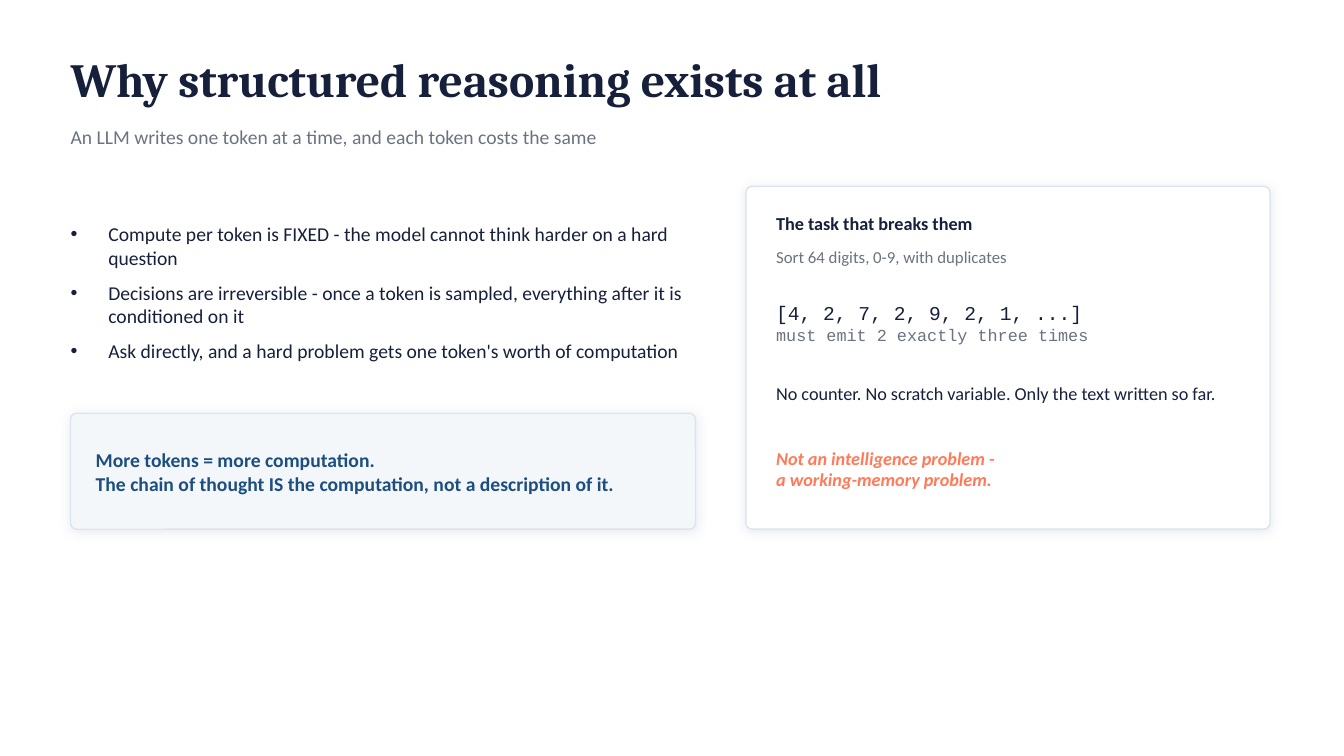
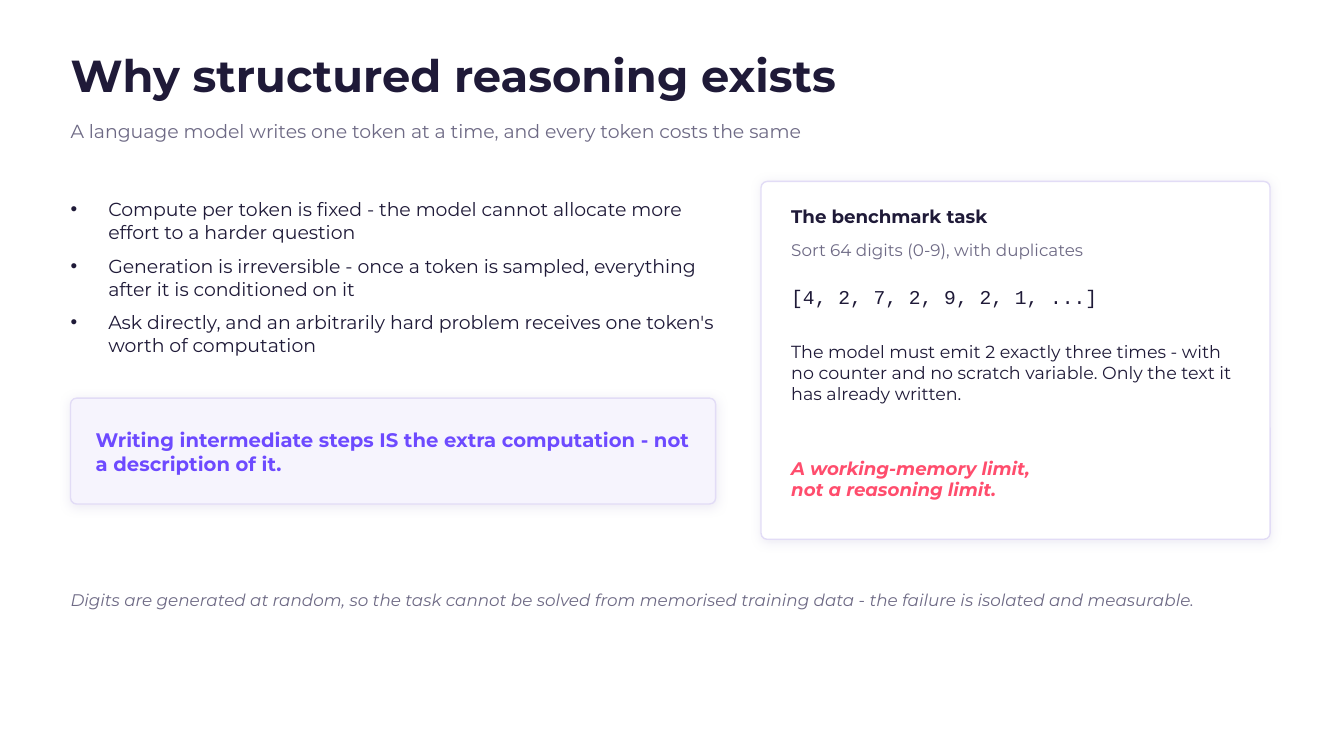
Before and after one commit to TREX4096/Graph_of_Thought, a slide deck: slide 2 of docs/Graph_of_Thoughts_BTP.pptx. Drawn at 1344x756 pixels with LibreOffice and Linux fonts; fonts in the diff are those of the drawing. Boxes give left, top, right and bottom in pixels: in the first picture for what was removed or moved away, otherwise in the second. Text is boxed around its words. In the diff, an @@ line names an element or a change of style, - is before the commit and + after.

```diff
--- a/docs/Graph_of_Thoughts_BTP.pptx
+++ b/docs/Graph_of_Thoughts_BTP.pptx
@@ text at box(71, 56, 836, 101): text changed; size 34 to 32 pt; font Cambria to Montserrat; text colour #16203B to #1F1A38 @@
-Why structured reasoning exists at all
+Why structured reasoning exists
@@ text at box(71, 124, 801, 142): text changed; size 14 to 13.5 pt; font Calibri to Montserrat; text colour #6B7280 to #6E6A85 @@
-An LLM writes one token at a time, and each token costs the same
+A language model writes one token at a time, and every token costs the same
@@ text at box(108, 202, 713, 356): text changed; size 14 to 13.5 pt; font Calibri to Montserrat; text colour #16203B to #1F1A38 @@
-• Compute per token is FIXED - the model cannot think harder on a hard question
-• Decisions are irreversible - once a token is sampled, everything after it is conditioned on it
-• Ask directly, and a hard problem gets one token's worth of computation
+• Compute per token is fixed - the model cannot allocate more effort to a harder question
+• Generation is irreversible - once a token is sampled, everything after it is conditioned on it
+• Ask directly, and an arbitrarily hard problem receives one token's worth of computation
@@ rounded rectangle: place and size @@
-rounded rectangle at box(746, 187, 1270, 529)
+rounded rectangle at box(761, 181, 1270, 539)
@@ rounded rectangle at box(761, 181, 1270, 539): outline #DDE4EE 1 pt to #E2DCF6 1 pt; shadow changed; proportions changed @@
@@ text at box(791, 209, 988, 223): text changed; font Calibri to Montserrat; text colour #16203B to #1F1A38 @@
-The task that breaks them
+The benchmark task
@@ text at box(791, 243, 1083, 260): text changed; font Calibri to Montserrat; text colour #6B7280 to #6E6A85 @@
-Sort 64 digits, 0-9, with duplicates
+Sort 64 digits (0-9), with duplicates
@@ text "[4, 2, 7, 2, 9, ...": place and size @@
-text "[4, 2, 7, 2, 9, ..." at box(776, 306, 1088, 345)
+text "[4, 2, 7, 2, 9, ..." at box(791, 290, 1039, 308)
@@ text "[4, 2, 7, 2, 9, ..." at box(791, 290, 1039, 308): text colour #16203B to #1F1A38 @@
@@ text at box(776, 329, 1088, 345): paragraph removed @@
-must emit 2 exactly three times
@@ text at box(791, 345, 1231, 404): text changed; size 13 to 12.5 pt; font Calibri to Montserrat; text colour #16203B to #1F1A38 @@
-No counter. No scratch variable. Only the text written so far.
+The model must emit 2 exactly three times - with no counter and no scratch variable. Only the text it has already written.
@@ rounded rectangle: place and size @@
-rounded rectangle at box(71, 413, 696, 529)
+rounded rectangle at box(71, 398, 716, 504)
@@ rounded rectangle at box(71, 398, 716, 504): fill #F4F7FA to #F6F4FD; outline #DDE4EE 1 pt to #E2DCF6 1 pt; shadow changed; proportions changed @@
@@ text at box(96, 431, 689, 475): text changed; font Calibri to Montserrat; text colour #1C4E80 to #6D4AFF @@
-More tokens = more computation.
-The chain of thought IS the computation, not a description of it.
+Writing intermediate steps IS the extra computation - not a description of it.
@@ text at box(791, 460, 1030, 500): text changed; font Calibri to Montserrat; text colour #FF7A59 to #FF4D6D @@
-Not an intelligence problem -
-a working-memory problem.
+A working-memory limit,
+not a reasoning limit.
@@ text added at box(71, 593, 1194, 610), 12 pt, text #6E6A85, italic @@
+Digits are generated at random, so the task cannot be solved from memorised training data - the failure is isolated and measurable.
```
Also in this commit, not shown: 7 other slides changed, 6 slides added, 2 slides removed, 1 other file.
